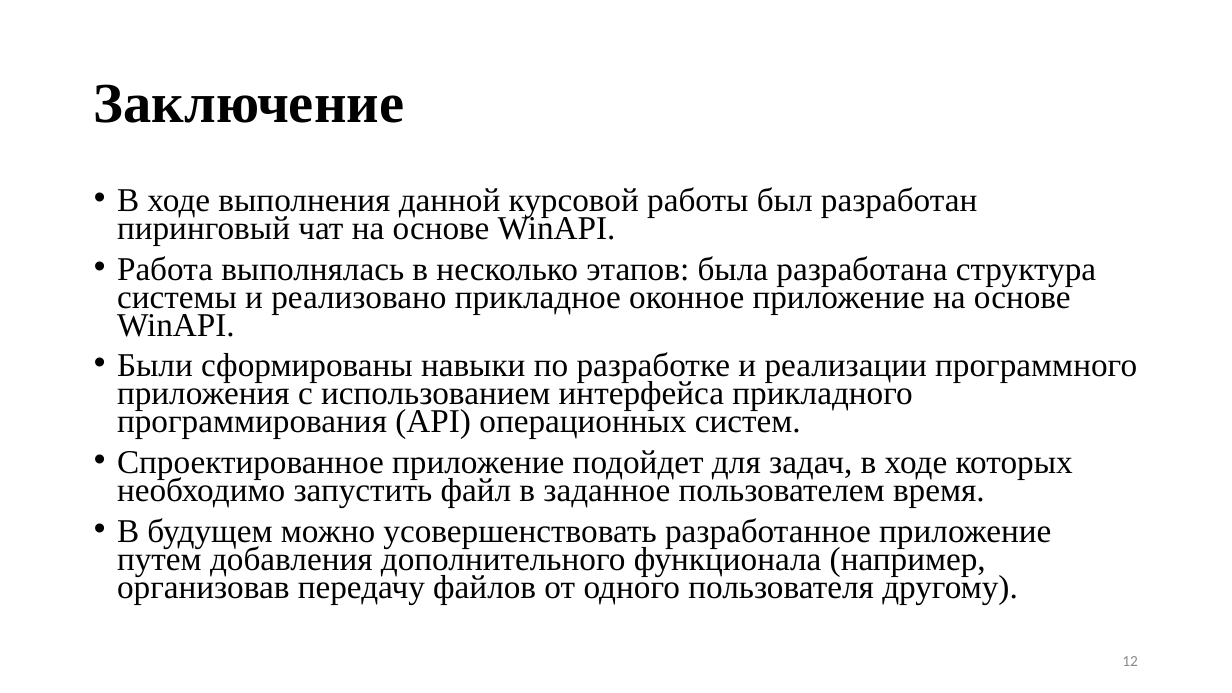
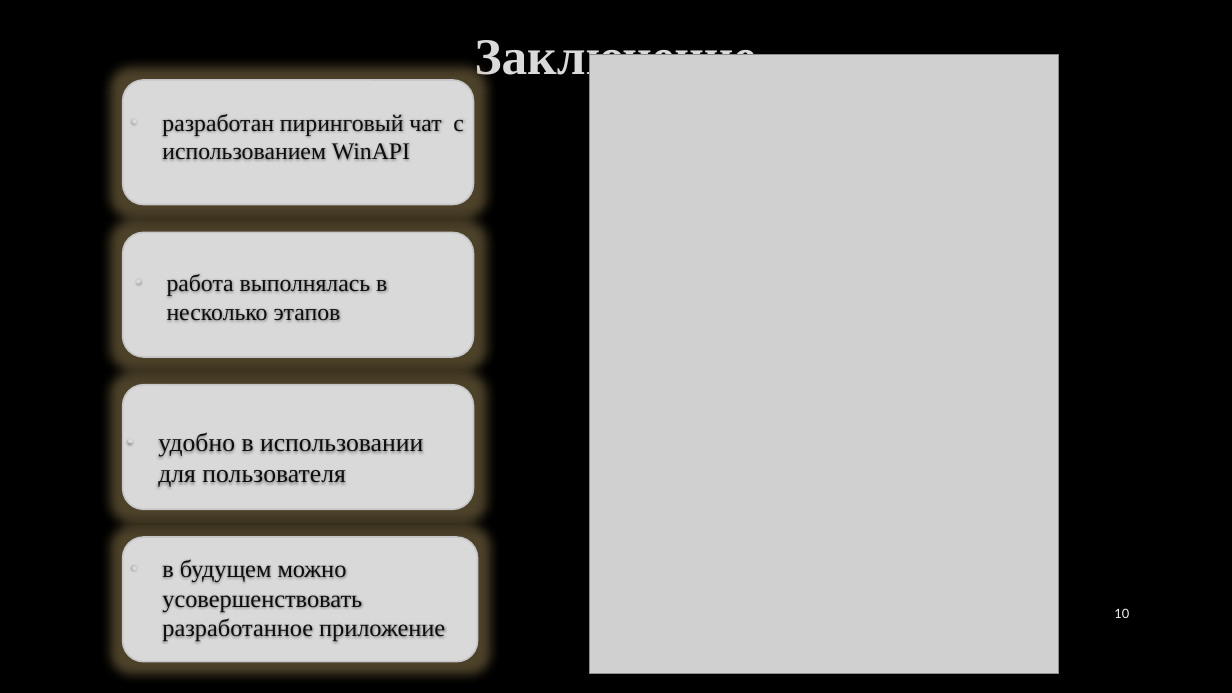
Before and after one commit to Pablo3sc0bar/KB_BMSTU, a slide deck: slide 10 of Презентация.pptx (slide 12 before the commit). Drawn at 1232x693 pixels with LibreOffice and Linux fonts; fonts in the diff are those of the drawing; grey boxes stand for pictures; background and template pictures are left out. Boxes give left, top, right and bottom in pixels: in the first picture for what was removed or moved away, otherwise in the second. Text is boxed around its words. In the diff, an @@ line names an element or a change of style, - is before the commit and + after.

```diff
--- a/Презентация.pptx
+++ b/Презентация.pptx
@@ background #FFFFFF to picture (left out) @@
@@ title "Заключение" moved from (x1=94, y1=84, x2=404, y2=123) to (x1=475, y1=34, x2=757, y2=85) @@
@@ title "Заключение" at (x1=475, y1=34, x2=757, y2=85): size 44 to 40 pt, text colour #000000 to #DADADA, letter outline none to #404040 0.75 pt; alignment left to centre; line spacing 0.9 to 1 @@
@@ picture added at (x1=590, y1=55, x2=1058, y2=675) @@
@@ rounded rectangle added at (x1=123, y1=80, x2=474, y2=205), fill #D9D9D9, outline #C6C6C9 1.25 pt @@
@@ text added at (x1=162, y1=114, x2=464, y2=160), 18.5 pt, text #0D0D0D @@
+• разработан пиринговый чат c использованием WinAPI
@@ text removed at (x1=117, y1=187, x2=1137, y2=604) @@
-• В ходе выполнения данной курсовой работы был разработан пиринговый чат на основе WinAPI.
-• Работа выполнялась в несколько этапов: была разработана структура системы и реализовано прикладное оконное приложение на основе WinAPI.
-• Были сформированы навыки по разработке и реализации программного приложения с использованием интерфейса прикладного программирования (АРI) операционных систем.
-• Спроектированное приложение подойдет для задач, в ходе которых необходимо запустить файл в заданное пользователем время.
-• В будущем можно усовершенствовать разработанное приложение путем добавления дополнительного функционала (например, организовав передачу файлов от одного пользователя другому).
@@ rounded rectangle added at (x1=123, y1=233, x2=474, y2=358), fill #D9D9D9, outline #C6C6C9 1.25 pt @@
@@ text added at (x1=167, y1=274, x2=387, y2=321), 18.5 pt, text #0D0D0D @@
+• работа выполнялась в несколько этапов
@@ rounded rectangle added at (x1=123, y1=384, x2=474, y2=509), fill #D9D9D9, outline #C6C6C9 1.25 pt @@
@@ text added at (x1=158, y1=432, x2=423, y2=487), 20 pt, text #0D0D0D @@
+• удобно в использовании для пользователя
@@ rounded rectangle added at (x1=123, y1=537, x2=478, y2=662), fill #D9D9D9, outline #C6C6C9 1.25 pt @@
@@ text added at (x1=162, y1=559, x2=445, y2=642), 19 pt, text #0D0D0D @@
+• в будущем можно усовершенствовать разработанное приложение
@@ page number added at (x1=1114, y1=608, x2=1129, y2=618), 10 pt, text #F2F2F2 @@
+10
@@ page number removed at (x1=1122, y1=656, x2=1138, y2=666) @@
-12
```
Also in this commit, not shown: 9 other slides changed, 1 slide added, 3 slides removed, 2 other files.
